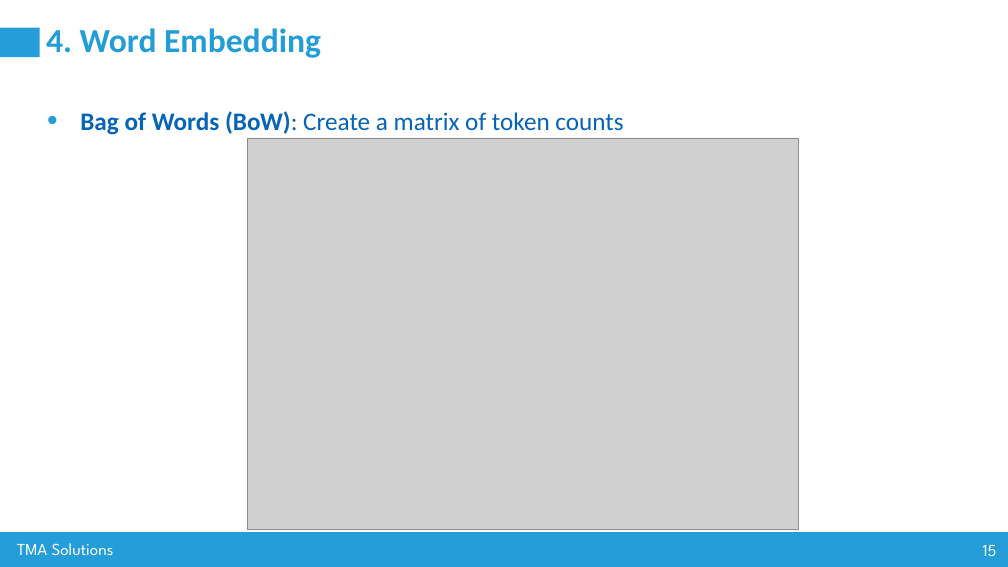
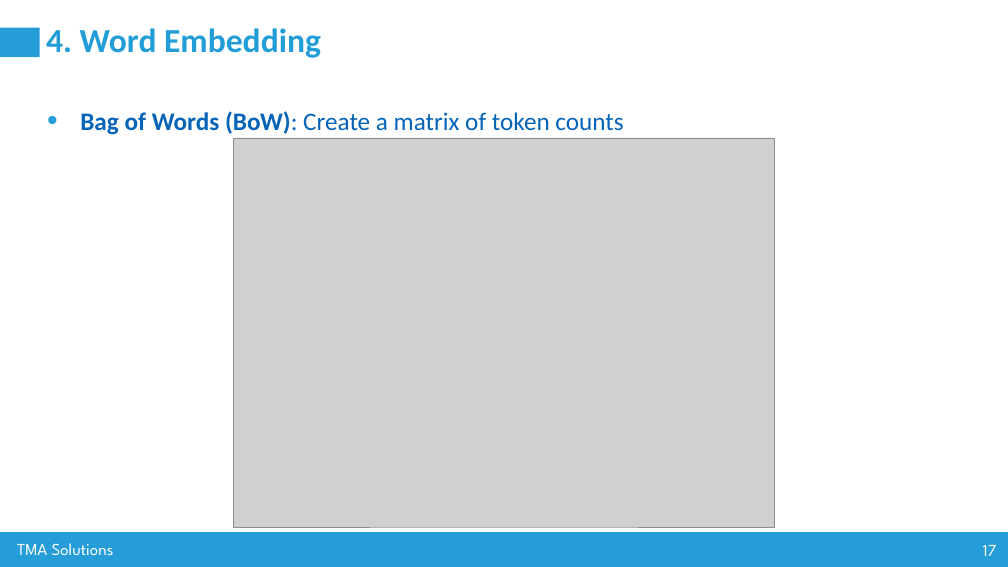
Before and after one commit to nguyenvanhuy0612/DL-1, a slide deck: slide 17 of Workshop-3_AI Advance Training_Group 80.pptx (slide 15 before the commit). Drawn at 1008x567 pixels with LibreOffice and Linux fonts; fonts in the diff are those of the drawing; grey boxes stand for pictures. Boxes give left, top, right and bottom in pixels: in the first picture for what was removed or moved away, otherwise in the second. Text is boxed around its words. In the diff, an @@ line names an element or a change of style, - is before the commit and + after.

```diff
--- a/Workshop-3_AI Advance Training_Group 80.pptx
+++ b/Workshop-3_AI Advance Training_Group 80.pptx
@@ picture: place and size @@
-picture at (247, 138, 798, 530)
+picture at (234, 138, 775, 528)
@@ page number at (983, 545, 997, 556): text changed @@
-15
+17
```
Also in this commit, not shown: 2 other slides changed, 7 slides added, 3 other files.
